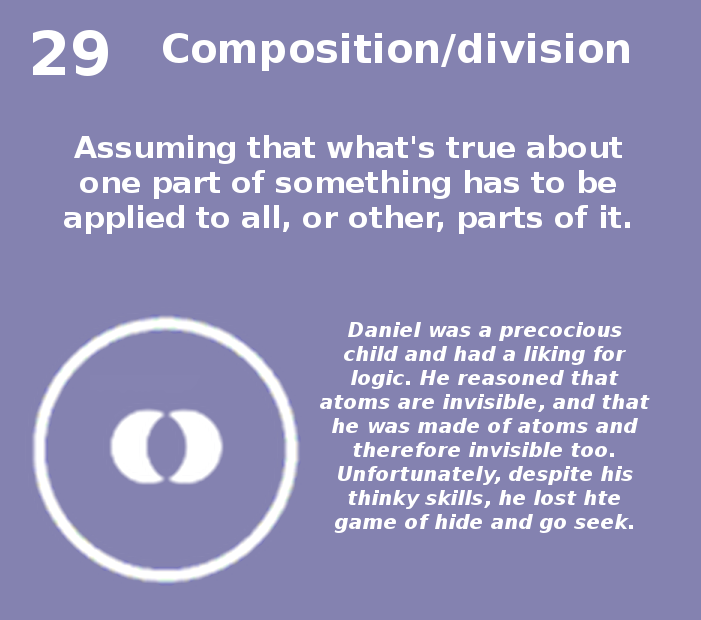
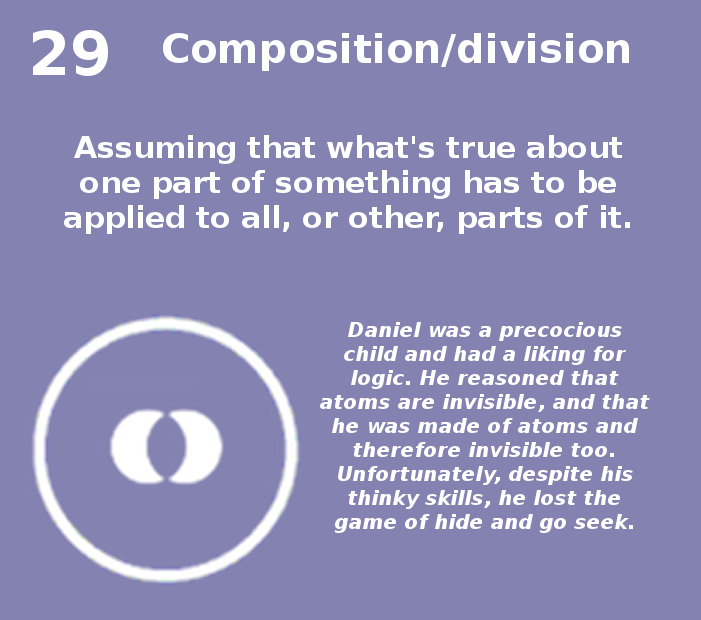
Two versions of the same layered image (701x620). Layer-by-layer changes:
painted on "Daniel was a precocious child ..." over [584,490,608,505]
